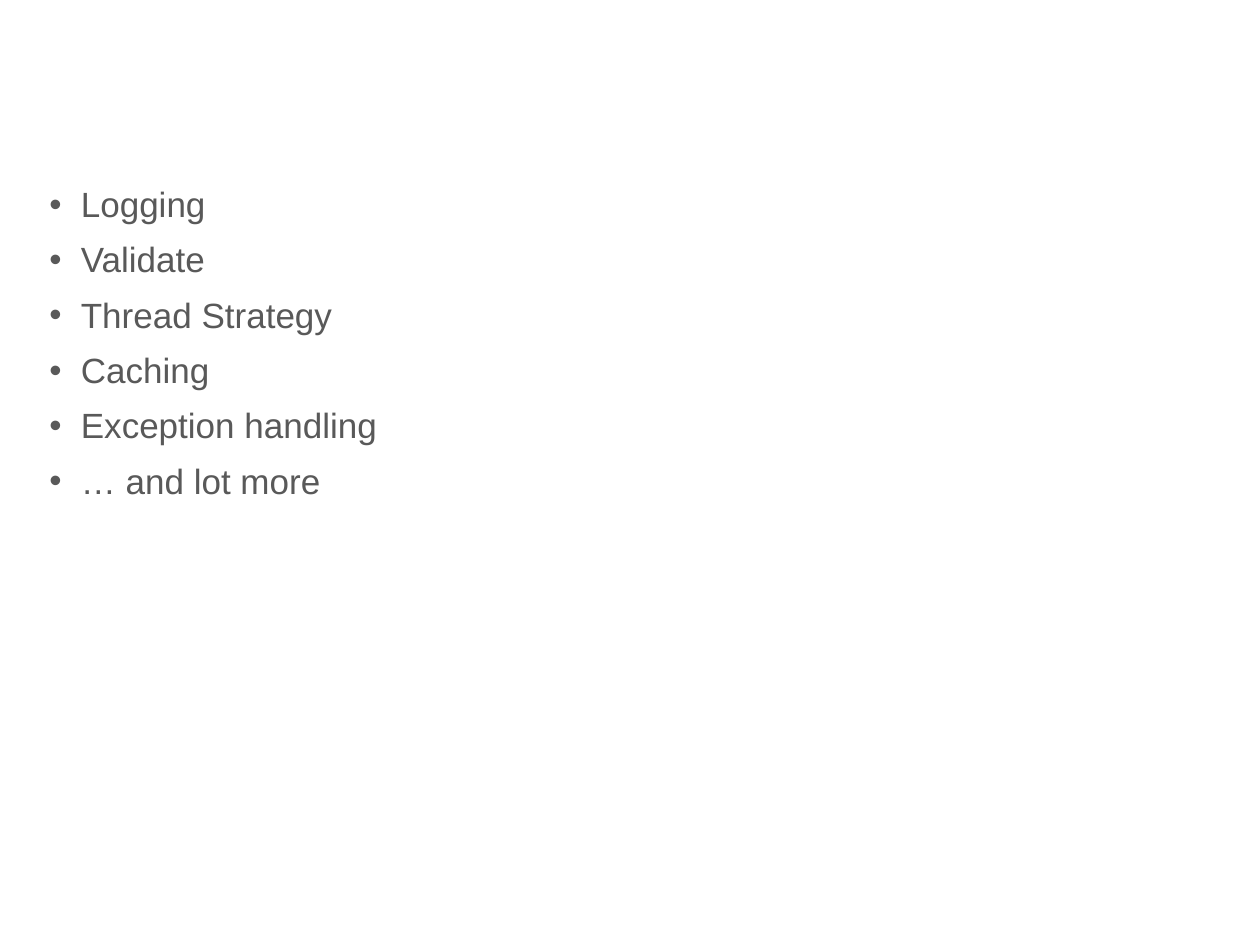
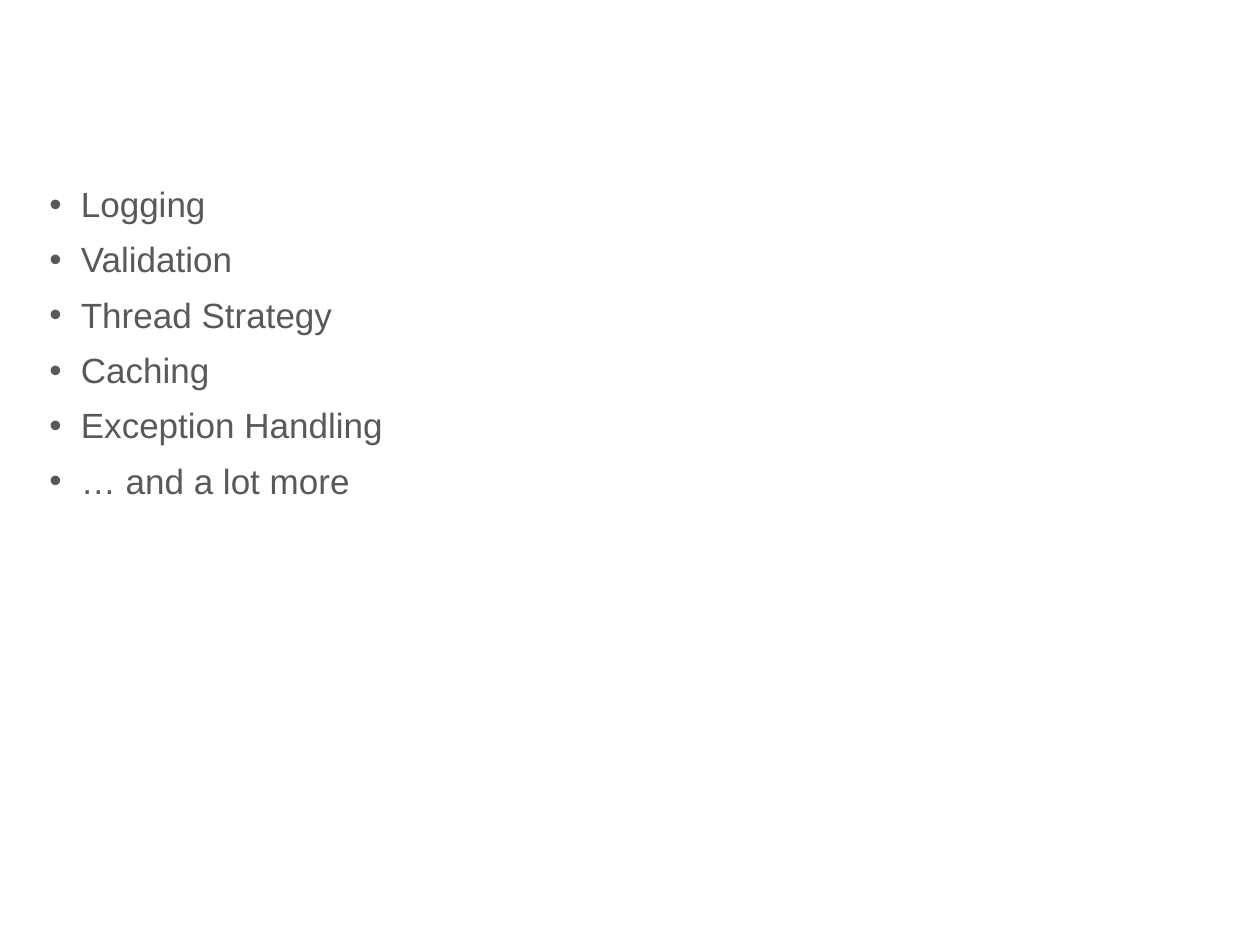
Before and after one commit to qicosmos/cppcon2017, a slide deck: slide 17 of CPP-Summit.pptx (slide 13 before the commit). Drawn at 1260x945 pixels with LibreOffice and Linux fonts; fonts in the diff are those of the drawing; background and template pictures are left out. Boxes give left, top, right and bottom in pixels: in the first picture for what was removed or moved away, otherwise in the second. Text is boxed around its words. In the diff, an @@ line names an element or a change of style, - is before the commit and + after.

Commit message:
update

```diff
--- a/CPP-Summit.pptx
+++ b/CPP-Summit.pptx
@@ text at <box>81,246,232,273</box>: text changed @@
-• Validate
+• Validation
@@ text at <box>81,412,382,495</box>: text changed @@
-• Exception handling
-• … and lot more
+• Exception Handling
+• … and a lot more
```
Also in this commit, not shown: 2 other slides changed, 5 slides added, 1 slide removed.
